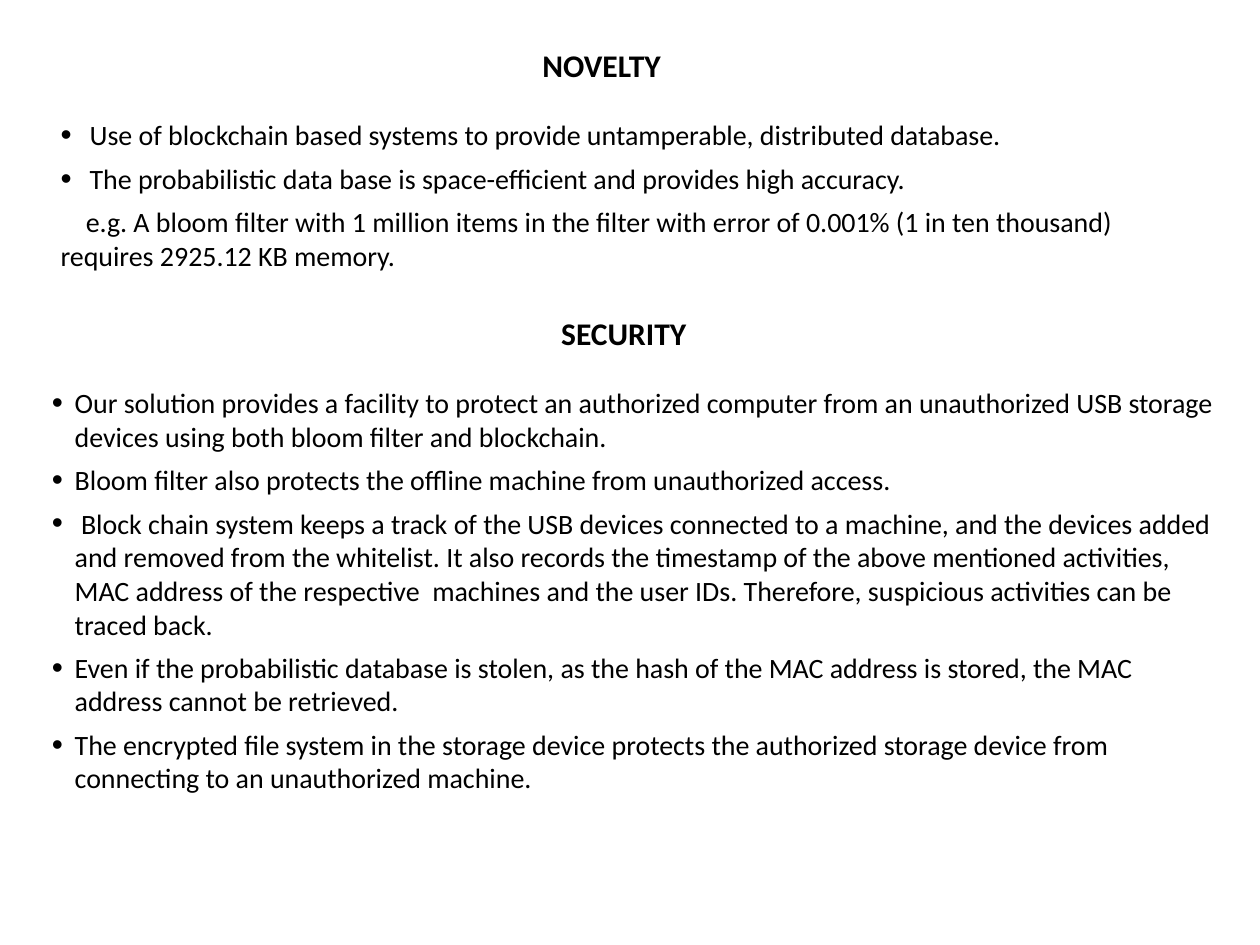
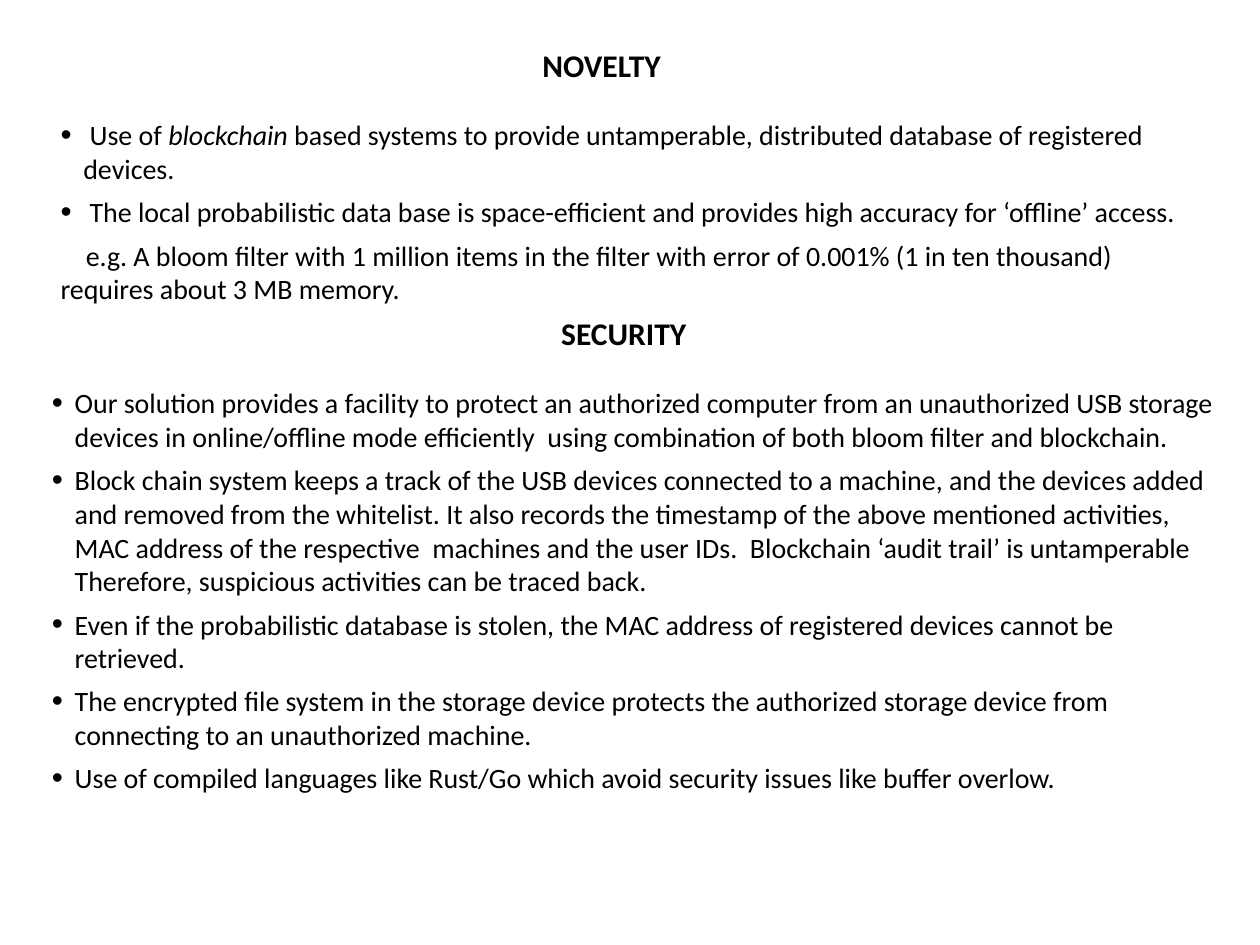
Before and after one commit to Dashree/sih2018, a slide deck: slide 4 of Gov_templates/USB_whitelist.pptx. Drawn at 1260x945 pixels with LibreOffice and Linux fonts; fonts in the diff are those of the drawing. Boxes give left, top, right and bottom in pixels: in the first picture for what was removed or moved away, otherwise in the second. Text is boxed around its words. In the diff, an @@ line names an element or a change of style, - is before the commit and + after.

Commit message:
novelty/security description is improved

```diff
--- a/Gov_templates/USB_whitelist.pptx
+++ b/Gov_templates/USB_whitelist.pptx
@@ text at (61,125,1175,304): text changed @@
-• Use of blockchain based systems to provide untamperable, distributed database.
-• The probabilistic data base is space-efficient and provides high accuracy.
-e.g. A bloom filter with 1 million items in the filter with error of 0.001% (1 in ten thousand) requires 2925.12 KB memory.
+• Use of blockchain based systems to provide untamperable, distributed database of registered devices.
+• The local probabilistic data base is space-efficient and provides high accuracy for ‘offline’ access.
+e.g. A bloom filter with 1 million items in the filter with error of 0.001% (1 in ten thousand) requires about 3 MB memory.
@@ text at (75,393,1213,669): text changed @@
-• Our solution provides a facility to protect an authorized computer from an unauthorized USB storage devices using both bloom filter and blockchain.
-• Bloom filter also protects the offline machine from unauthorized access.
-• Block chain system keeps a track of the USB devices connected to a machine, and the devices added and removed from the whitelist. It also records the timestamp of the above mentioned activities, MAC address of the respective machines and the user IDs. Therefore, suspicious activities can be traced back.
-• Even if the probabilistic database is stolen, as the hash of the MAC address is stored, the MAC address cannot be retrieved.
+• Our solution provides a facility to protect an authorized computer from an unauthorized USB storage devices in online/offline mode efficiently using combination of both bloom filter and blockchain.
+• Block chain system keeps a track of the USB devices connected to a machine, and the devices added and removed from the whitelist. It also records the timestamp of the above mentioned activities, MAC address of the respective machines and the user IDs. Blockchain ‘audit trail’ is untamperable Therefore, suspicious activities can be traced back.
+• Even if the probabilistic database is stolen, the MAC address of registered devices cannot be retrieved.
@@ text at (75,768,1055,793): paragraph added @@
+• Use of compiled languages like Rust/Go which avoid security issues like buffer overlow.
```
